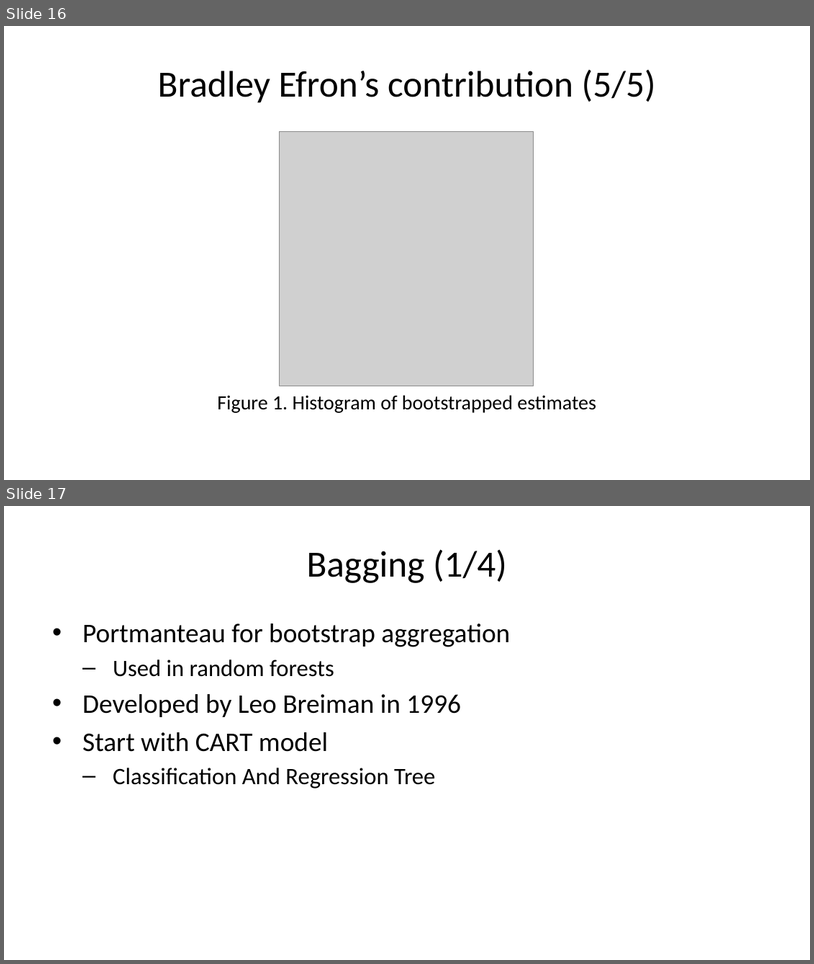
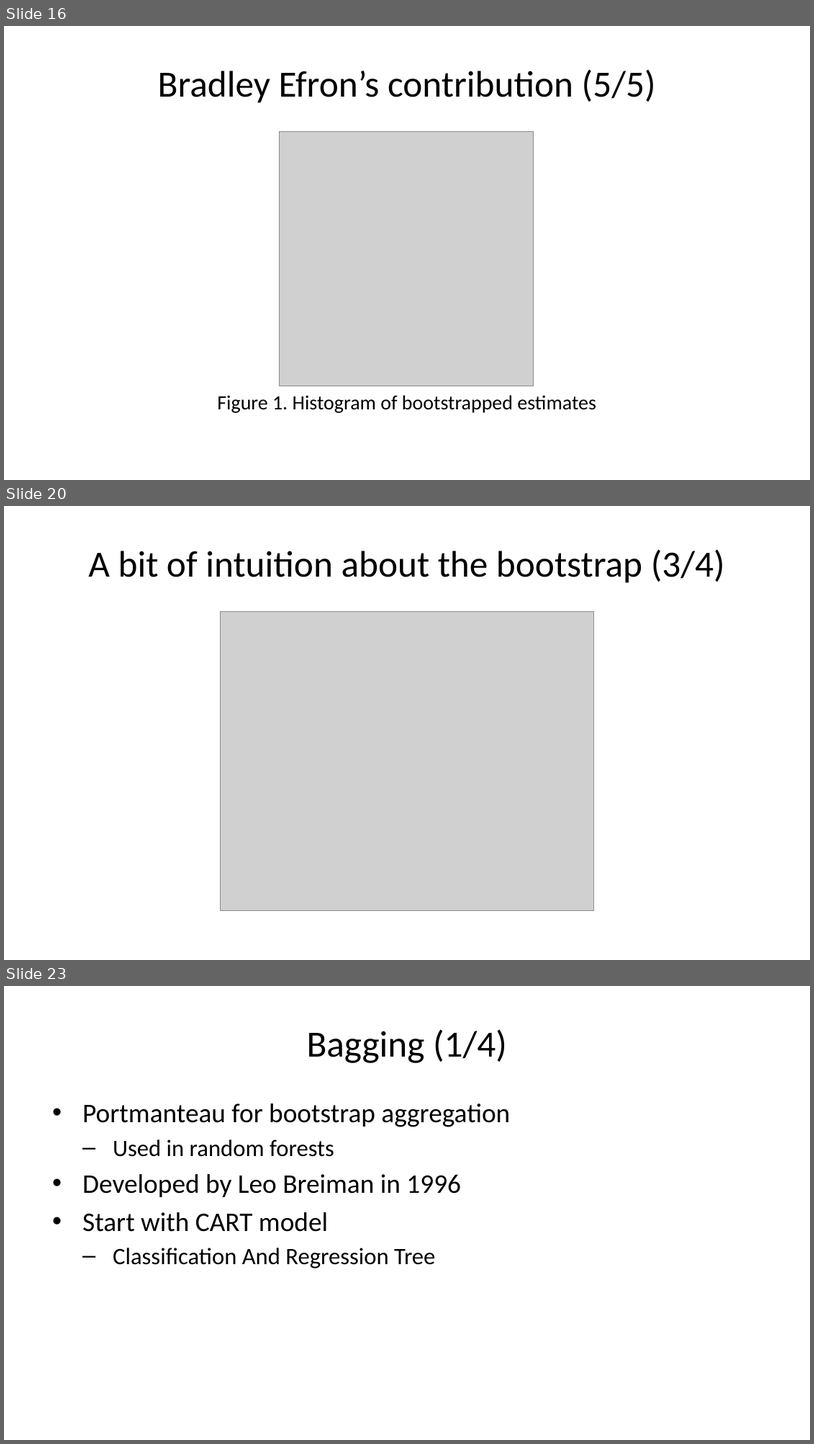
Before and after one commit to pmean/papers-and-presentations, a slide deck: bootstrap/src/bootstrap-slides.pptx. Shown one above the other, each under a label of ours: slides 16 and 17 before the commit, slides 16, 20 and 23 after it; the slides between them are not shown. The pictures are 814x964 and 814x1444 pixels, drawn with LibreOffice and Linux fonts; fonts in the diff are those of the drawing; grey boxes stand for pictures. Boxes give left, top, right and bottom in pixels: in the first picture for what was removed or moved away, otherwise in the second. Text is boxed around its words. In the diff, an @@ line names an element or a change of style, - is before the commit and + after.

Commit message:
More tweaks in bootstrap slides

```diff
--- a/bootstrap/src/bootstrap-slides.pptx
+++ b/bootstrap/src/bootstrap-slides.pptx
@@ slide 20 added at box(4, 506, 810, 960), background #FFFFFF @@
@@ title added at box(88, 549, 725, 583), 33 pt, text #000000 @@
+A bit of intuition about the bootstrap (3/4)
@@ picture added at box(220, 612, 594, 911) @@
@@ what was slide 17 is now slide 23 @@
```
Also in this commit, not shown: 13 slides changed, 6 other slides added, 7 other files.
